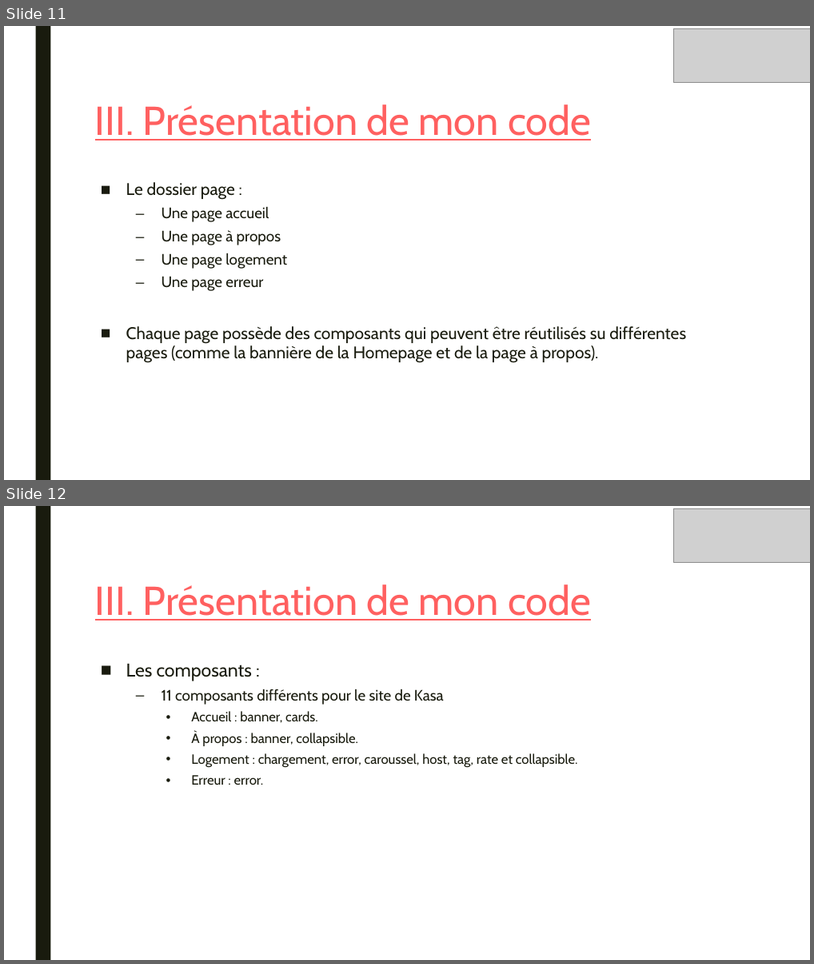
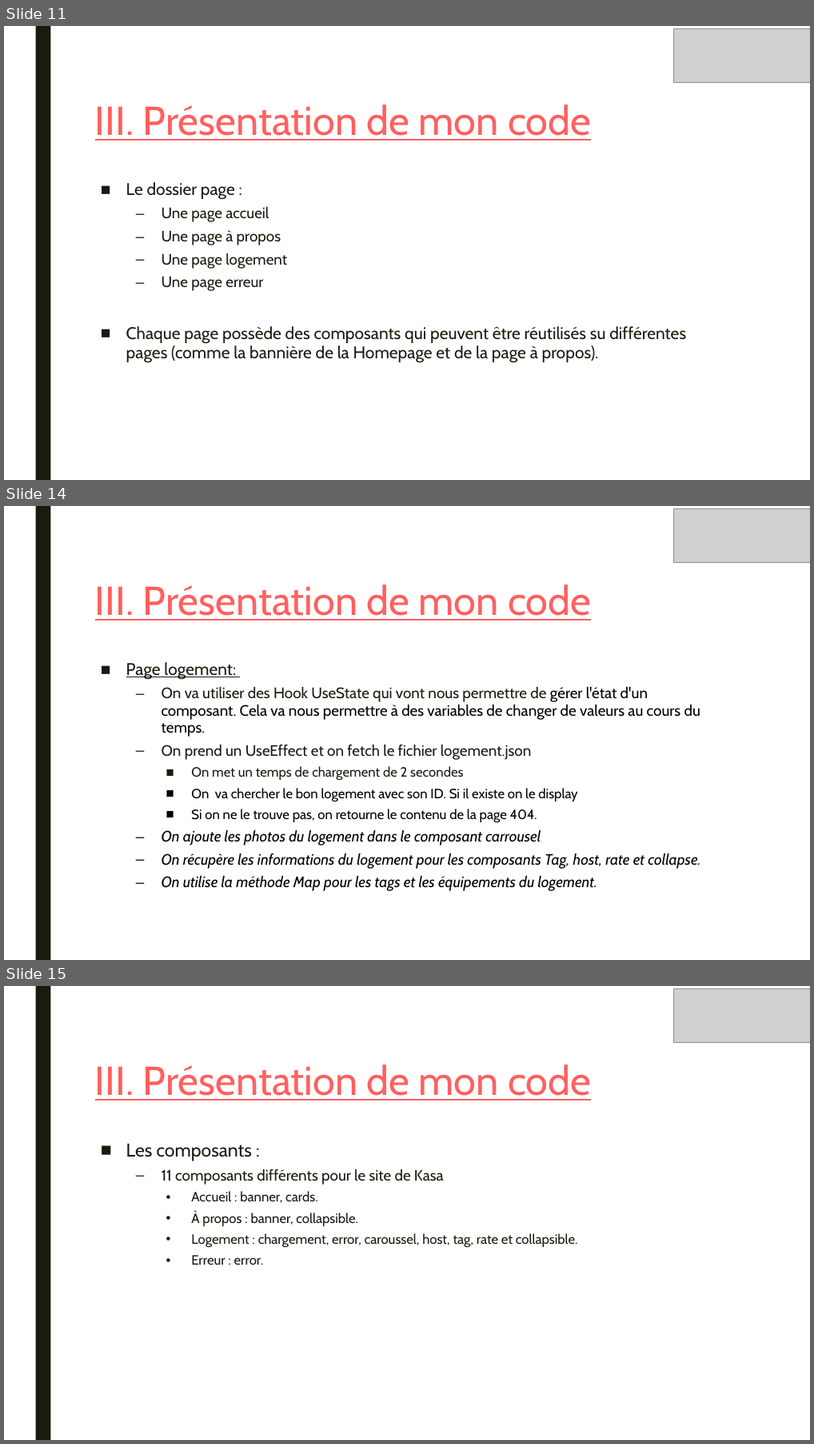
Before and after one commit to mathc28/Kasa, a slide deck: Soutenance/PrésentationP8.pptx. Shown one above the other, each under a label of ours: slides 11 and 12 before the commit, slides 11, 14 and 15 after it; the slides between them are not shown. The pictures are 814x964 and 814x1444 pixels, drawn with LibreOffice and Linux fonts; fonts in the diff are those of the drawing; grey boxes stand for pictures. Boxes give left, top, right and bottom in pixels: in the first picture for what was removed or moved away, otherwise in the second. Text is boxed around its words. In the diff, an @@ line names an element or a change of style, - is before the commit and + after.

```diff
--- a/Soutenance/PrésentationP8.pptx
+++ b/Soutenance/PrésentationP8.pptx
@@ slide 14 added at (4, 506, 810, 960), background #FFFFFF; not listed: 1 template element that a slide beside it also shows @@
@@ picture added at (674, 509, 810, 562) @@
@@ title added at (95, 584, 591, 620), 48 pt, text #FF6060, underline @@
+III. Présentation de mon code
@@ text added at (126, 662, 701, 891), 18 pt, text #000000 @@
+■ Page logement:
+  – On va utiliser des Hook UseState qui vont nous permettre de gérer l'état d'un composant. Cela va nous permettre à des variables de changer de valeurs au cours du temps.
+  – On prend un UseEffect et on fetch le fichier logement.json
+    ■ On met un temps de chargement de 2 secondes
+    ■ On va chercher le bon logement avec son ID. Si il existe on le display
+    ■ Si on ne le trouve pas, on retourne le contenu de la page 404.
+  – On ajoute les photos du logement dans le composant carrousel
+  – On récupère les informations du logement pour les composants Tag, host, rate et collapse.
+  – On utilise la méthode Map pour les tags et les équipements du logement.
@@ what was slide 12 is now slide 15 @@
```
Also in this commit, not shown: 1 slide changed, 5 other slides added, 12 other files.
